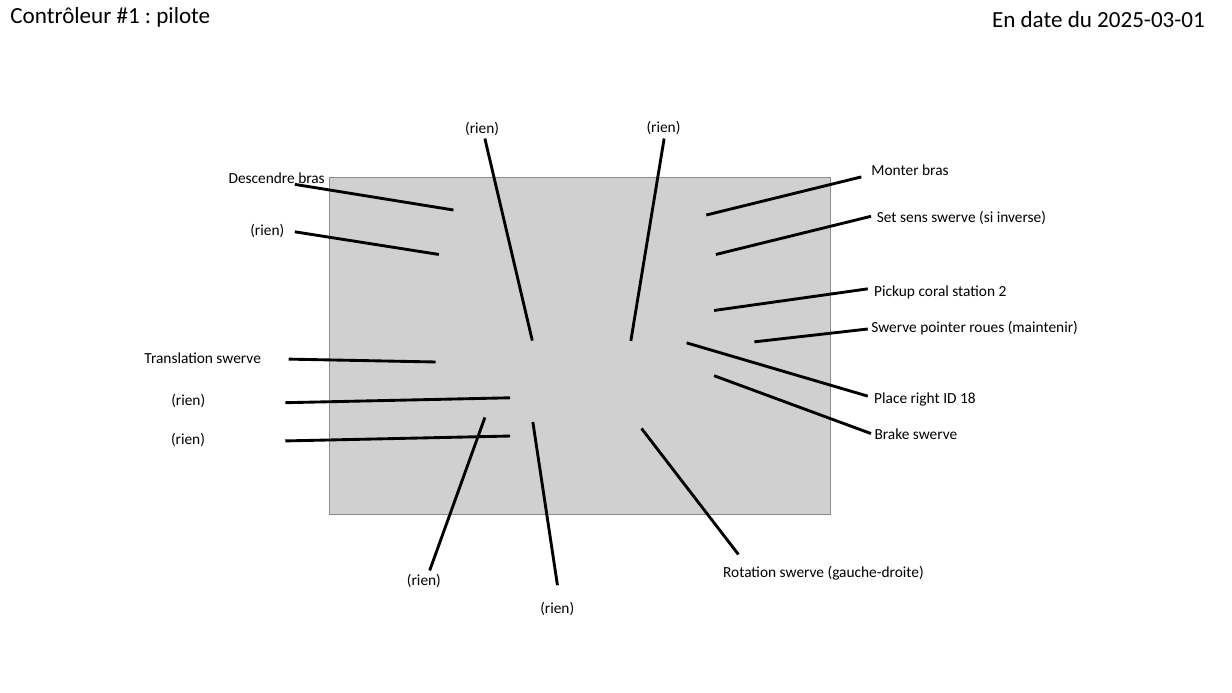
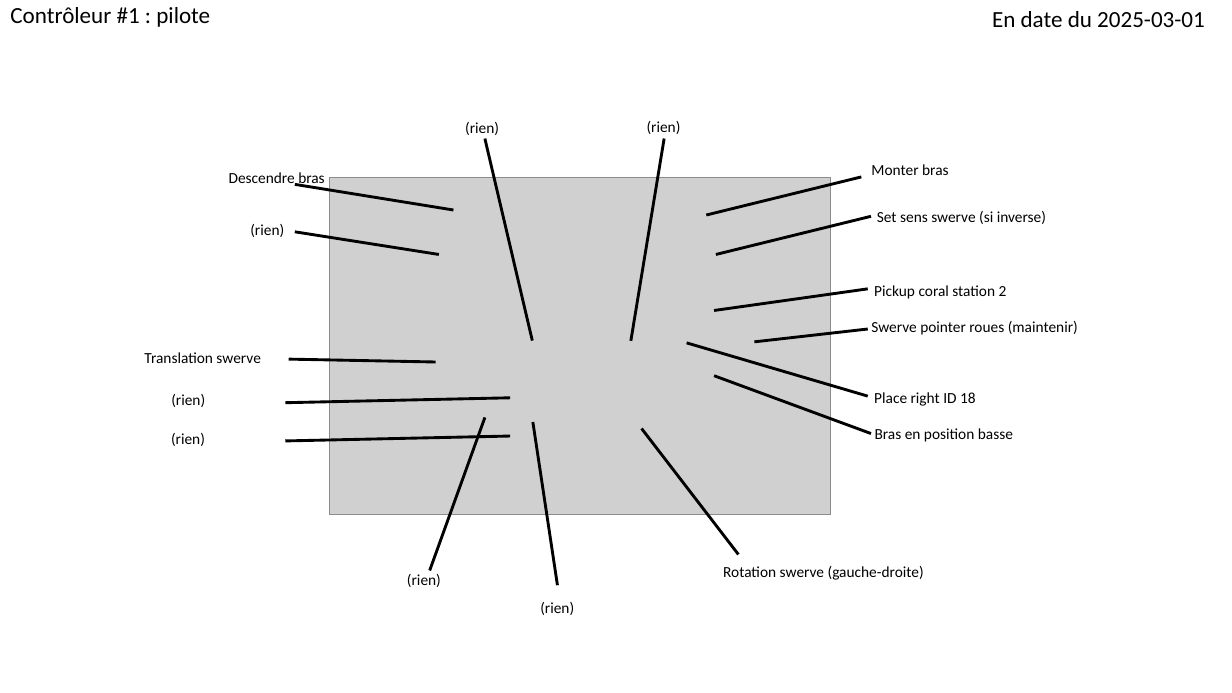
Before and after one commit to Fenix4947-2015/robot2025, a slide deck: slide 1 of contrôles robot 2025.pptx. Drawn at 1232x693 pixels with LibreOffice and Linux fonts; fonts in the diff are those of the drawing; grey boxes stand for pictures. Boxes give left, top, right and bottom in pixels: in the first picture for what was removed or moved away, otherwise in the second. Text is boxed around its words. In the diff, an @@ line names an element or a change of style, - is before the commit and + after.

```diff
--- a/contrôles robot 2025.pptx
+++ b/contrôles robot 2025.pptx
@@ text at [875,428,1013,442]: text changed @@
-Brake swerve
+Bras en position basse
```
Also in this commit, not shown: 1 other slide changed, 4 other files.
